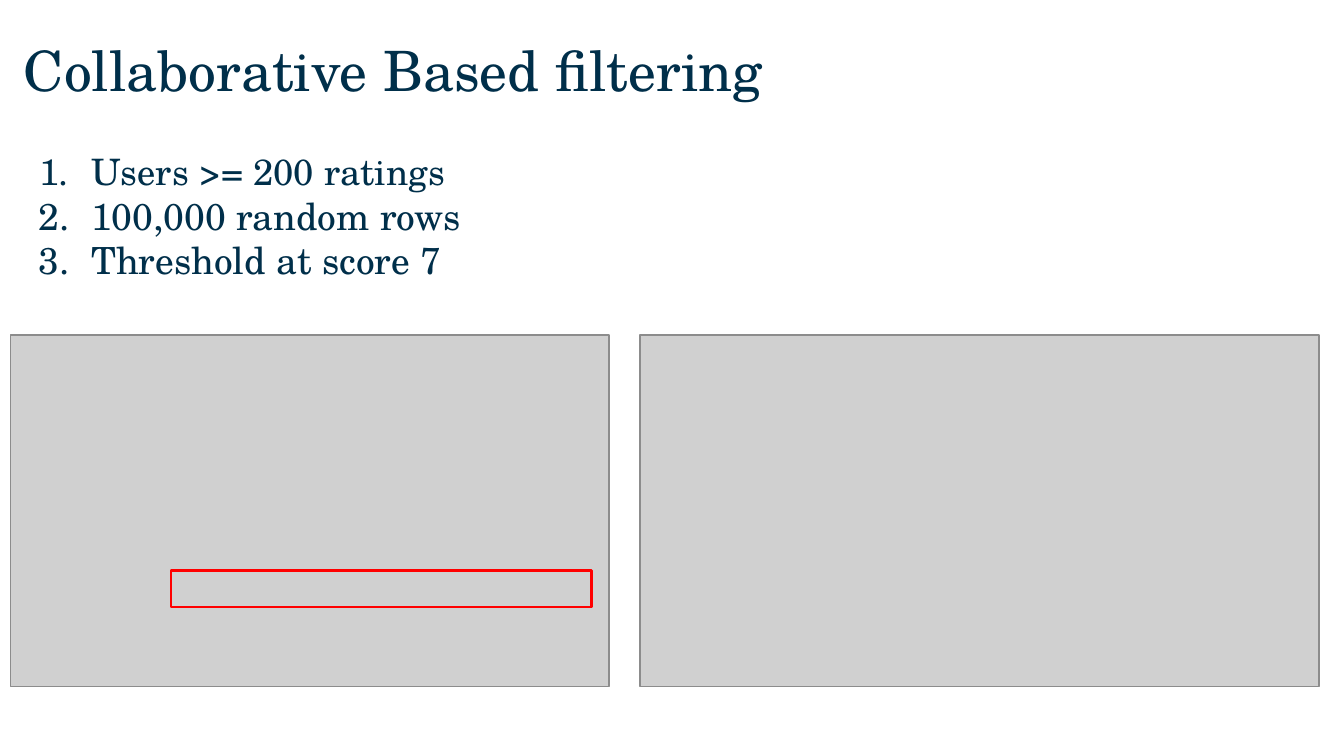
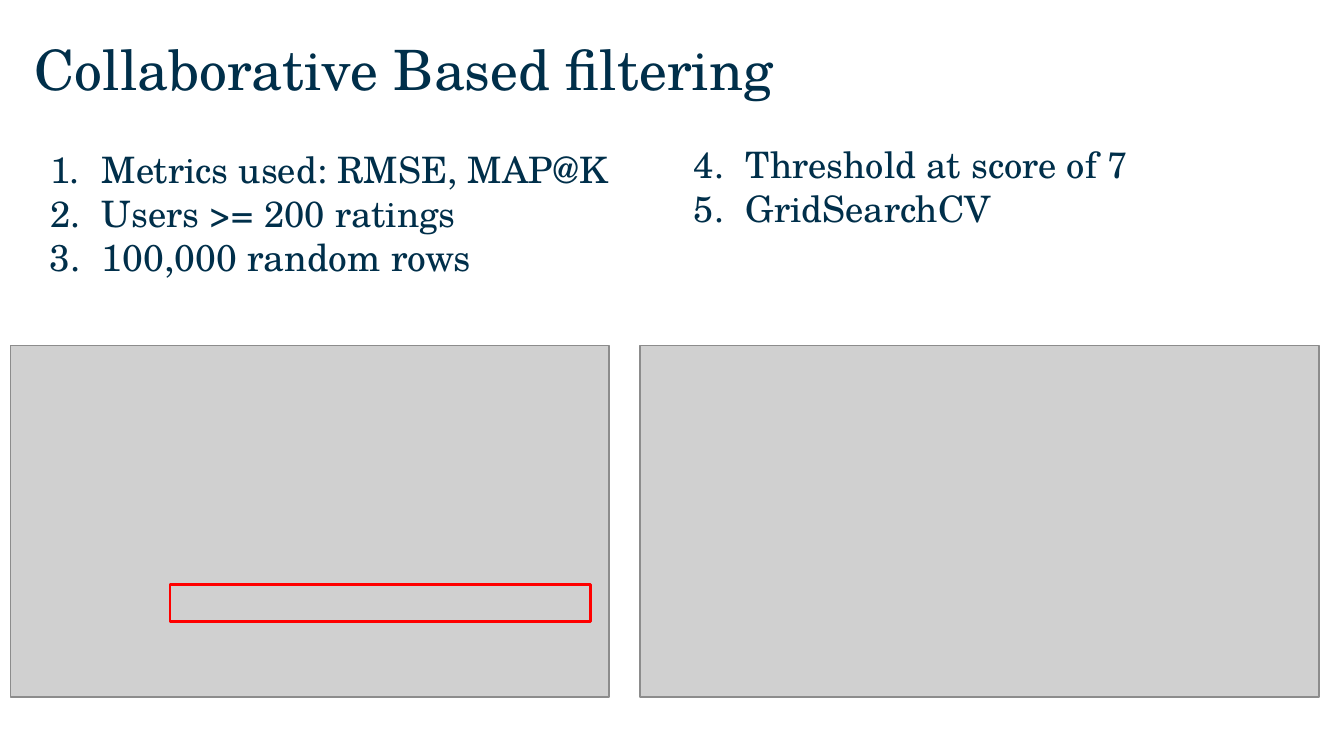
Before and after one commit to zctham/GA_projects, a slide deck: slide 22 of Capstone_Project/presentation/Capstone presentation.pptx (slide 20 before the commit). Drawn at 1344x756 pixels with LibreOffice and Linux fonts; fonts in the diff are those of the drawing; grey boxes stand for pictures; background and template pictures are left out. Boxes give left, top, right and bottom in pixels: in the first picture for what was removed or moved away, otherwise in the second. Text is boxed around its words. In the diff, an @@ line names an element or a change of style, - is before the commit and + after.

```diff
--- a/Capstone_Project/presentation/Capstone presentation.pptx
+++ b/Capstone_Project/presentation/Capstone presentation.pptx
@@ text "Collaborative Based filtering" moved from (x1=24, y1=50, x2=762, y2=275) to (x1=35, y1=49, x2=773, y2=278) @@
@@ text at (x1=102, y1=156, x2=608, y2=190): paragraph added @@
+1. Metrics used: RMSE, MAP@K
@@ text added at (x1=746, y1=151, x2=1127, y2=223), 19.5 pt, text #002F4A @@
+4. Threshold at score of 7
+5. GridSearchCV
@@ text at (x1=91, y1=246, x2=441, y2=275): paragraph removed @@
-3. Threshold at score 7
@@ picture moved from (x1=11, y1=335, x2=609, y2=685) to (x1=11, y1=345, x2=609, y2=696) @@
@@ picture moved from (x1=640, y1=335, x2=1318, y2=685) to (x1=640, y1=345, x2=1318, y2=696) @@
@@ rectangle moved from (x1=171, y1=570, x2=591, y2=606) to (x1=171, y1=585, x2=591, y2=621) @@
```
Also in this commit, not shown: 9 other slides changed, 2 slides added, 1 other file.
